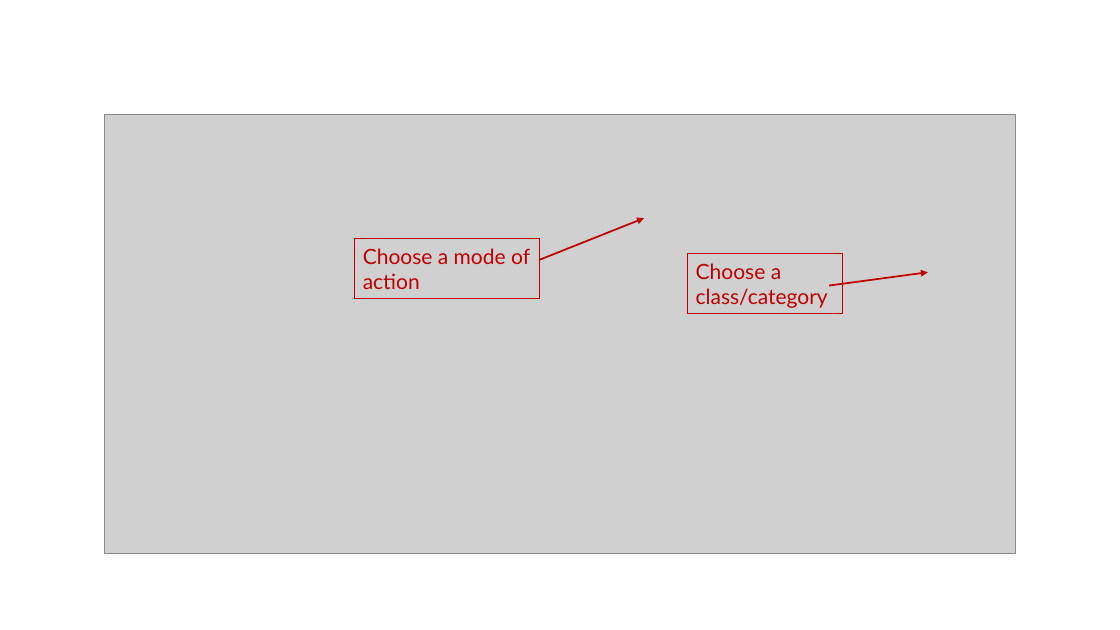
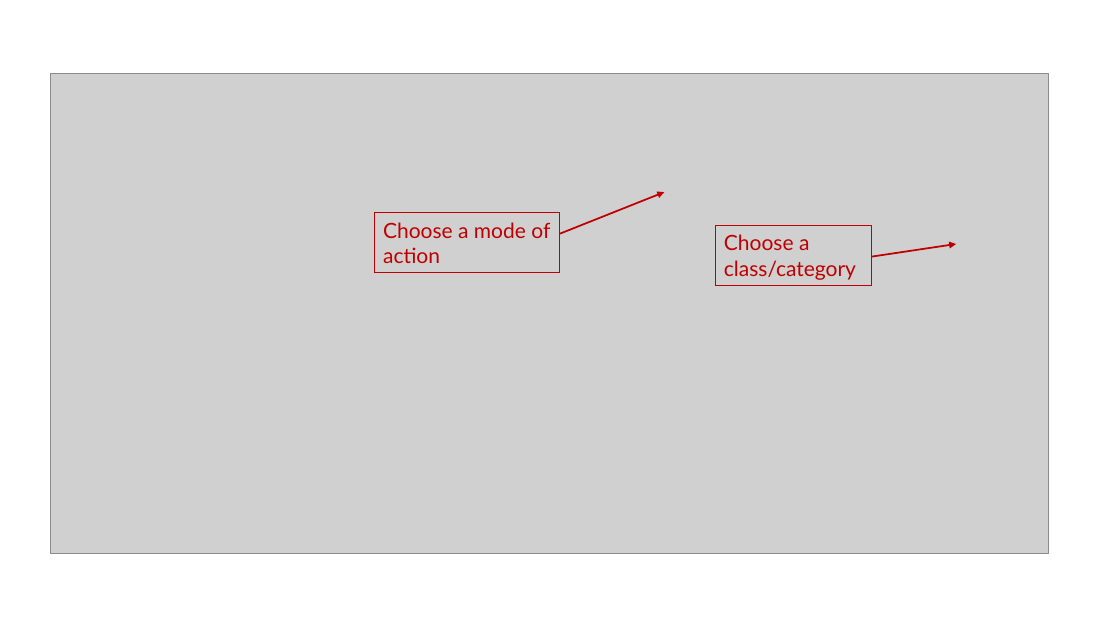
Before and after one commit to Duong-NguyenTrinhTrung/pgx-db, a slide deck: slide 10 of Tutorial.pptx (slide 9 before the commit). Drawn at 1120x630 pixels with LibreOffice and Linux fonts; fonts in the diff are those of the drawing; grey boxes stand for pictures. Boxes give left, top, right and bottom in pixels: in the first picture for what was removed or moved away, otherwise in the second. Text is boxed around its words. In the diff, an @@ line names an element or a change of style, - is before the commit and + after.

```diff
--- a/Tutorial.pptx
+++ b/Tutorial.pptx
@@ picture resized from (x1=104, y1=114, x2=1017, y2=554) to (x1=50, y1=73, x2=1049, y2=554) @@
@@ arrow moved from (540, 260) - (644, 218) to (560, 234) - (665, 192) @@
@@ rectangle "Choose a mode of action" moved from (x1=355, y1=239, x2=539, y2=298) to (x1=375, y1=213, x2=560, y2=272) @@
@@ rectangle "Choose a class/category" moved from (x1=687, y1=254, x2=843, y2=313) to (x1=716, y1=226, x2=871, y2=286) @@
@@ arrow moved from (829, 286) - (928, 272) to (871, 257) - (956, 244) @@
```
Also in this commit, not shown: 6 other slides changed, 1 slide added, 27 other files.
